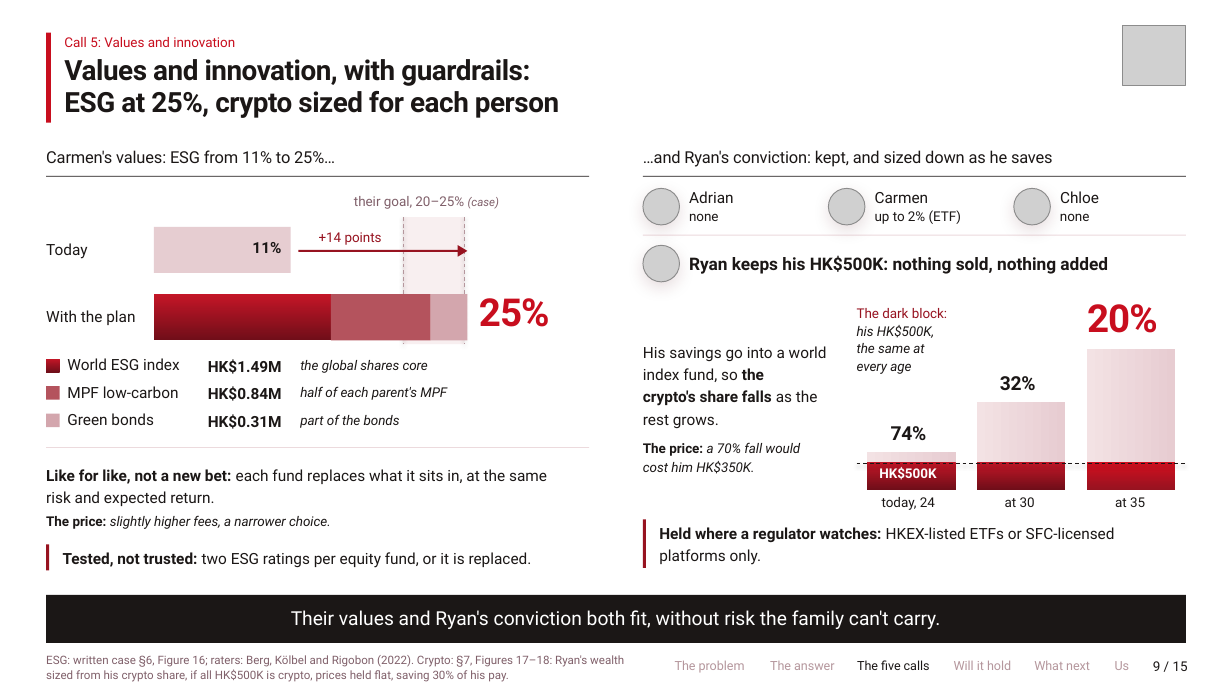
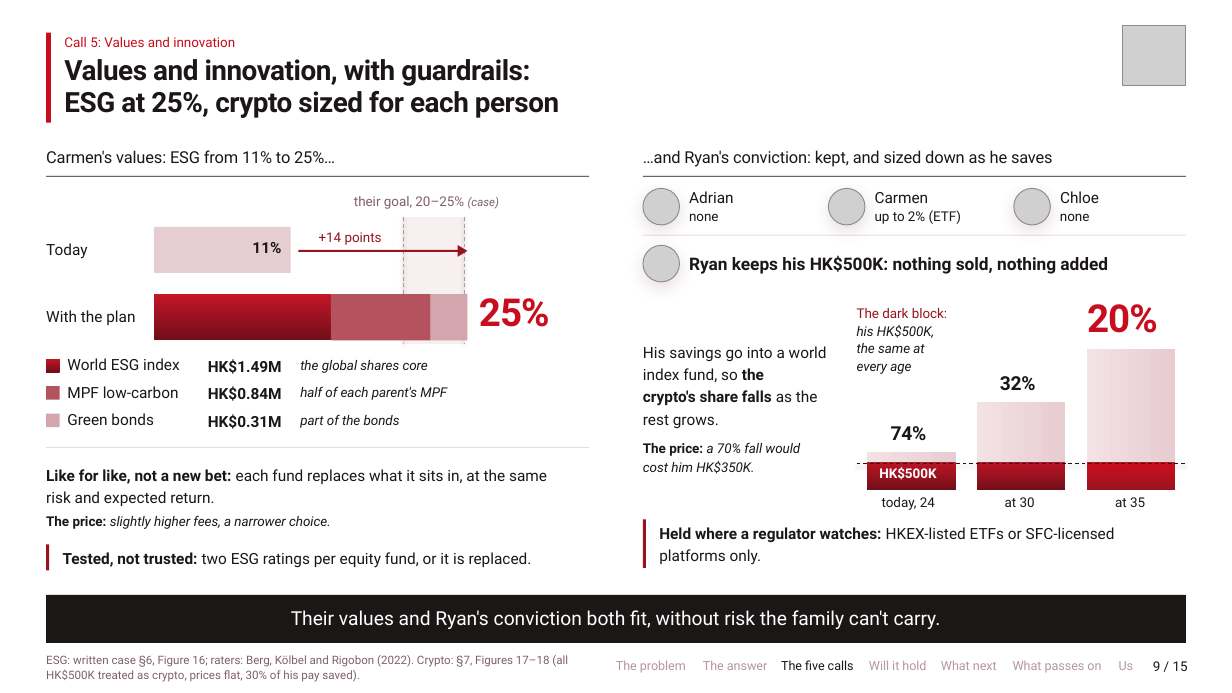
Before and after one commit to Peeradonn/finplan, a slide deck: slide 9 of round2/Axis_present.pptx. Drawn at 1232x693 pixels with LibreOffice and Linux fonts; fonts in the diff are those of the drawing; grey boxes stand for pictures. Boxes give left, top, right and bottom in pixels: in the first picture for what was removed or moved away, otherwise in the second. Text is boxed around its words. In the diff, an @@ line names an element or a change of style, - is before the commit and + after.

```diff
--- a/round2/Axis_present.pptx
+++ b/round2/Axis_present.pptx
@@ text at <box>46,655,568,682</box>: text changed @@
-ESG: written case §6, Figure 16; raters: Berg, Kölbel and Rigobon (2022). Crypto: §7, Figures 17–18: Ryan's wealth
-sized from his crypto share, if all HK$500K is crypto, prices held flat, saving 30% of his pay.
+ESG: written case §6, Figure 16; raters: Berg, Kölbel and Rigobon (2022). Crypto: §7, Figures 17–18 (all
+HK$500K treated as crypto, prices flat, 30% of his pay saved).
@@ text "The problem": place and size @@
-text "The problem" at <box>675,660,745,672</box>
+text "The problem" at <box>616,660,686,673</box>
@@ text "The answer": place and size @@
-text "The answer" at <box>770,661,834,670</box>
+text "The answer" at <box>703,660,767,670</box>
@@ text "The five calls": place and size @@
-text "The five calls" at <box>857,660,930,670</box>
+text "The five calls" at <box>781,660,854,670</box>
@@ text "Will it hold": place and size @@
-text "Will it hold" at <box>954,660,1011,670</box>
+text "Will it hold" at <box>869,660,926,670</box>
@@ text "What next": place and size @@
-text "What next" at <box>1034,660,1090,670</box>
+text "What next" at <box>941,660,997,670</box>
@@ text added at <box>1013,661,1101,672</box>, 9.8 pt, text #B5979D @@
+What passes on
@@ text "Us": place and size @@
-text "Us" at <box>1115,661,1130,670</box>
+text "Us" at <box>1119,661,1134,670</box>
```
Also in this commit, not shown: 12 other slides changed, 13 other files.
